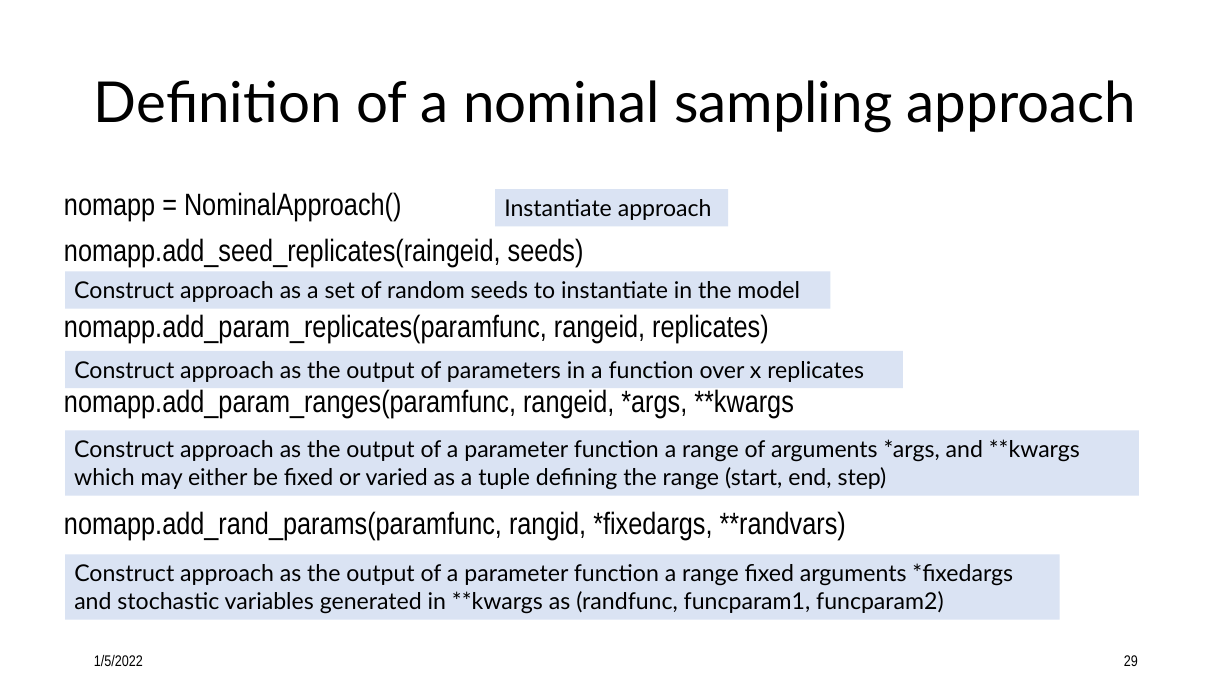
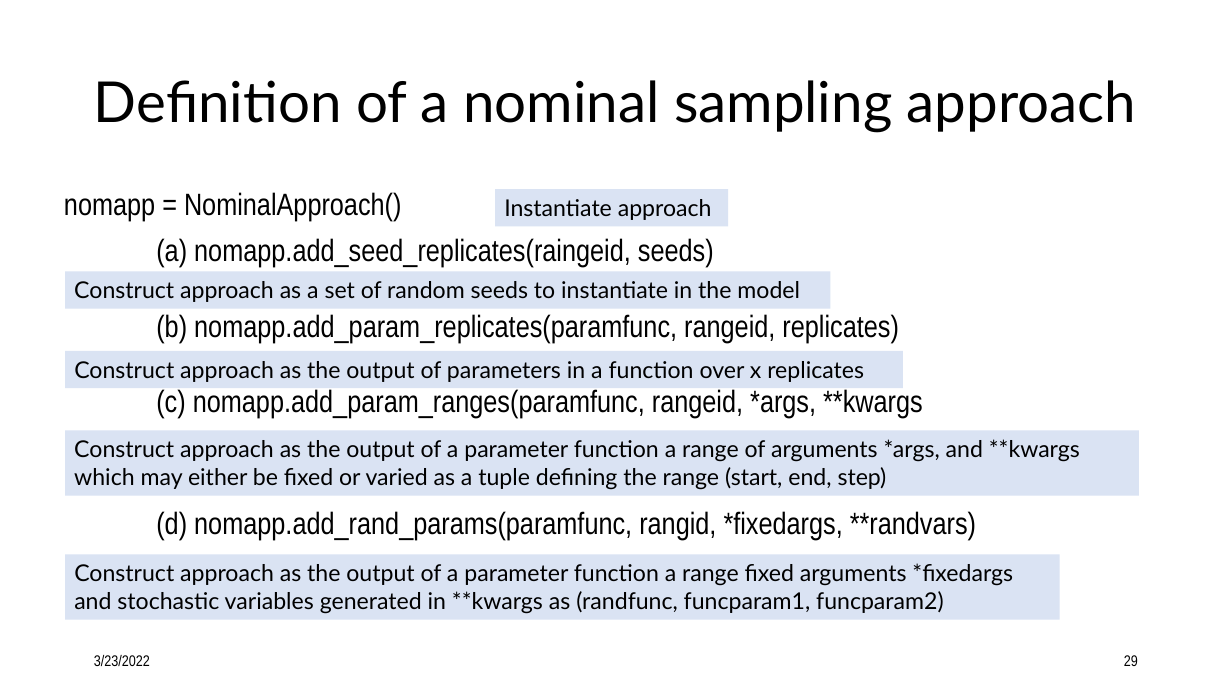
Before and after one commit to nasa/fmdtools, a slide deck: slide 29 of docs/Intro to fmdtools.pptx. Drawn at 1232x693 pixels with LibreOffice and Linux fonts; fonts in the diff are those of the drawing. Boxes give left, top, right and bottom in pixels: in the first picture for what was removed or moved away, otherwise in the second. Text is boxed around its words. In the diff, an @@ line names an element or a change of style, - is before the commit and + after.

```diff
--- a/docs/Intro to fmdtools.pptx
+++ b/docs/Intro to fmdtools.pptx
@@ text at (156, 238, 976, 540): text changed @@
-nomapp.add_seed_replicates(raingeid, seeds)
-nomapp.add_param_replicates(paramfunc, rangeid, replicates)
-nomapp.add_param_ranges(paramfunc, rangeid, *args, **kwargs
-nomapp.add_rand_params(paramfunc, rangid, *fixedargs, **randvars)
+(a) nomapp.add_seed_replicates(raingeid, seeds)
+(b) nomapp.add_param_replicates(paramfunc, rangeid, replicates)
+(c) nomapp.add_param_ranges(paramfunc, rangeid, *args, **kwargs
+(d) nomapp.add_rand_params(paramfunc, rangid, *fixedargs, **randvars)
@@ text at (94, 655, 150, 666): text changed @@
-1/5/2022
+3/23/2022
```
Also in this commit, not shown: 36 other slides changed, 1 slide added, 1 slide removed.
